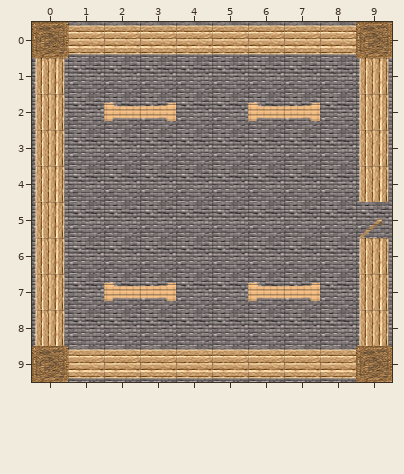
Tiled map (JSON), stored at compro2013/compro2013/Source/Map/Maps/Store.json. The picture above was drawn from the file before the commit.
Cells are 64x64 px. Shown: x 0..9, y 0..9. Tiles whose own drawing changed are shown in their newer look in all pictures.
The same view after the edit:
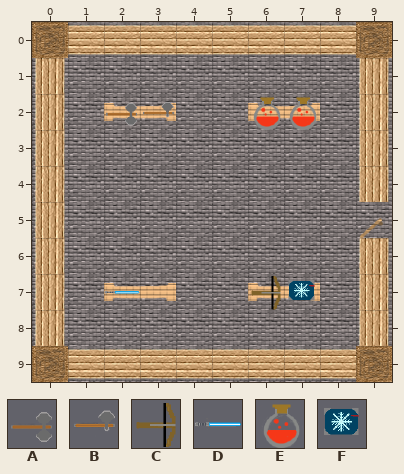
Key: from "tileset_items": A 0, B 2, C 4, D 6, E 9, F 11.
_ is an empty cell.
Tiles of an added or newly shown layer are drawn over the layers below it.
Diff:
Layer "Items" (now shown):
y 2: x 2..3 __ -> AB; x 6..7 __ -> EE
y 7: x 2 _ -> D; x 6..7 __ -> CF
